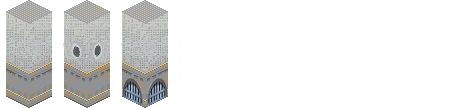
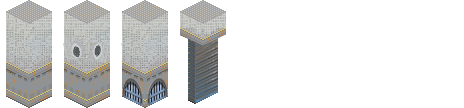
Layer changes from the first 464px x 108px image to the second:
renamed "Layer 15" to "roll down door metal texture", showed it, moved it above "Layer 49", painted on it over [165, 23, 226, 103]
removed layer "Layer 13" over [122, 1, 182, 70]
renamed "Layer 15 copy 2" to "Layer 49", painted on it over [122, 0, 226, 104]
